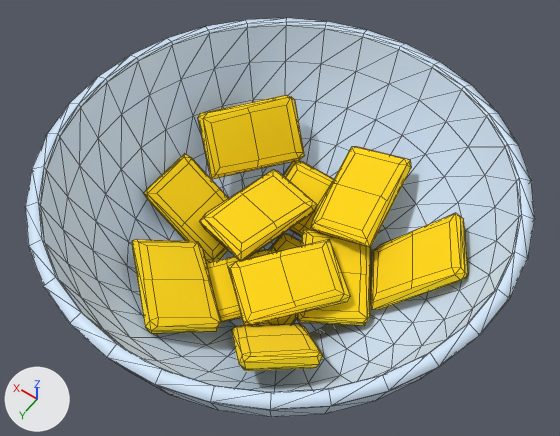
What one commit did to the FBX model UnityProject/Assets/Assets/Models/kaassoufle_uncooked_model.fbx.
One viewpoint serves both versions: a camera (50 mm lens) standing at (-0.291, 0.407, 0.775) and looking at (0.009, -0.013, 0.115). Arrows for +X, +Y and +Z are at lower left; the lights stay in place. Mesh edges are drawn as thin lines. Where no turn or scale is listed for an object, it has been applied to the vertices.

The first picture shows 'Kaassoufle_Uncooked', 'Mixing_Bowl_UKaassoufle'.
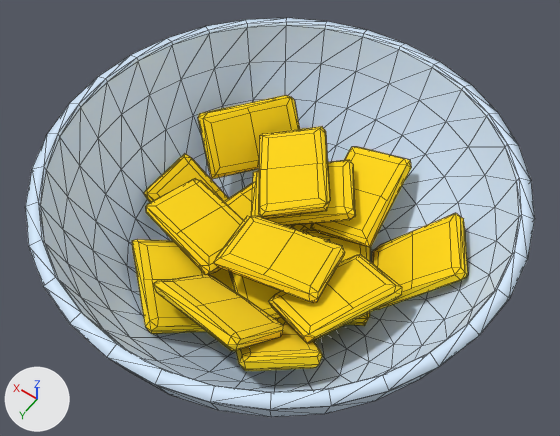
Boxes [x1, y1, x2, y2] around the edits, measured in the pictures (560 x 436 px):
part 1 of me_kaassoufle_01_mesh_002, added (yellow): after [146, 178, 243, 274]
part 2 of me_kaassoufle_01_mesh_002, added (yellow): after [268, 254, 402, 343]
part 3 of me_kaassoufle_01_mesh_002, added (yellow): after [251, 160, 356, 225]
part 4 of me_kaassoufle_01_mesh_002, added (yellow): after [213, 216, 344, 303]
part 5 of me_kaassoufle_01_mesh_002, added (yellow): after [153, 274, 284, 351]
part 6 of me_kaassoufle_01_mesh_002, added (yellow): after [258, 126, 330, 219]

Diff of the bpy script that builds the scene:
```diff
--- a/UnityProject/Assets/Assets/Models/kaassoufle_uncooked_model.fbx.py
+++ b/UnityProject/Assets/Assets/Models/kaassoufle_uncooked_model.fbx.py
@@ me_kaassoufle_01_mesh_002 @@
 me_kaassoufle_01_mesh_002.from_pydata(...)  # 444 vertices, 624 faces; spans x 0.159..0.517, y -0.157..0.172, z -0.016..0.101
 # used by ob_kaassoufle_uncooked; location = (-0.3523, -0.0041, 0.0432)
+# me_kaassoufle_01_mesh_002 part 1: the loose piece of 37 vertices spanning x 0.418..0.517, y -0.034..0.046, z -0.014..0.062 is copied, and the copy is multiplied about its middle by the matrix ((0.823, 0.21, 0.528), (-0.117, 0.972, -0.204), (-0.556, 0.106, 0.824)), then moved by (-0.034, 0.031, 0.029); it spans x 0.369..0.497, y -0.013..0.087, z 0.04..0.066
+# me_kaassoufle_01_mesh_002 part 2: the loose piece of 37 vertices spanning x 0.256..0.386, y -0.036..0.098, z 0.017..0.046 is copied, and the copy is multiplied about its middle by the matrix ((0.914, -0.231, 0.334), (0.315, 0.923, -0.223), (-0.256, 0.309, 0.916)), then moved by (-0.059, 0.002, 0.028); it spans x 0.206..0.317, y -0.033..0.1, z 0.041..0.081
+# me_kaassoufle_01_mesh_002 part 3: the loose piece of 37 vertices spanning x 0.3..0.418, y -0.119..-0.046, z -0.007..0.04 is copied, and the copy is multiplied about its middle by the matrix ((0.806, -0.46, 0.372), (0.568, 0.778, -0.269), (-0.165, 0.428, 0.888)), then moved by (0.006, 0.024, 0.045); it spans x 0.298..0.433, y -0.119..0.006, z 0.041..0.08
+# me_kaassoufle_01_mesh_002 part 4: the loose piece of 37 vertices spanning x 0.256..0.386, y -0.036..0.098, z 0.017..0.046 is copied, and the copy is multiplied about its middle by the matrix ((-0.751, -0.652, 0.106), (0.654, -0.756, -0.017), (0.091, 0.056, 0.994)), then moved by (0.01, 0.004, 0.041); it spans x 0.268..0.393, y -0.013..0.081, z 0.058..0.086
+# me_kaassoufle_01_mesh_002 part 5: the loose piece of 37 vertices spanning x 0.228..0.345, y 0.054..0.16, z -0.003..0.09 is copied, and the copy is multiplied about its middle by the matrix ((0.661, -0.381, -0.646), (0.269, 0.924, -0.27), (0.701, 0.005, 0.714)), then moved by (0.058, 0.013, 0.03); it spans x 0.281..0.408, y 0.081..0.158, z 0.039..0.106
+# me_kaassoufle_01_mesh_002 part 6: the loose piece of 37 vertices spanning x 0.3..0.418, y -0.119..-0.046, z -0.007..0.04 is copied, and the copy is multiplied about its middle by the matrix ((0.609, 0.741, -0.283), (-0.791, 0.594, -0.147), (0.059, 0.314, 0.948)), then moved by (0.025, 0.016, 0.063); it spans x 0.323..0.45, y -0.133..0.002, z 0.061..0.095
 me_kaassoufle_01_mesh_002.materials.append(mat_kaassoufle_mat)
```
